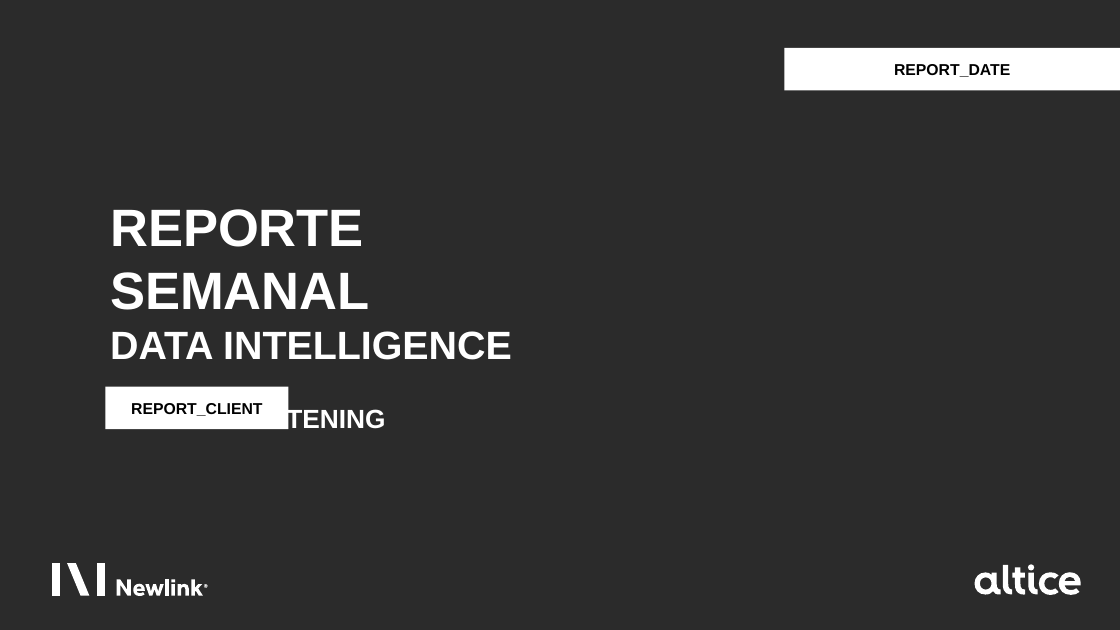
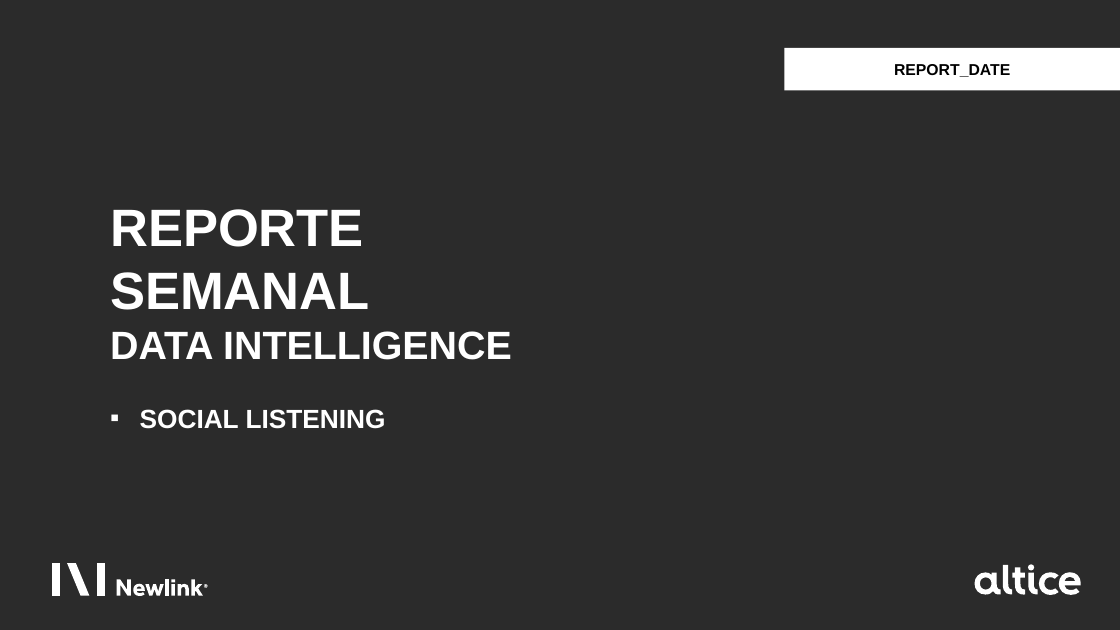
Before and after one commit to 2mingho/powerpoint-automated-web, a slide deck: slide 1 of powerpoints/Reporte_plantilla_Altice.pptx. Drawn at 1120x630 pixels with LibreOffice and Linux fonts; fonts in the diff are those of the drawing; background and template pictures are left out; a plain dark background stands for a picture behind light text. Boxes give left, top, right and bottom in pixels: in the first picture for what was removed or moved away, otherwise in the second. Text is boxed around its words. In the diff, an @@ line names an element or a change of style, - is before the commit and + after.

```diff
--- a/powerpoints/Reporte_plantilla_Altice.pptx
+++ b/powerpoints/Reporte_plantilla_Altice.pptx
@@ rectangle removed at [105,386,289,429] @@
-REPORT_CLIENT
```
Also in this commit, not shown: 1 other slide changed, 3 other files.
